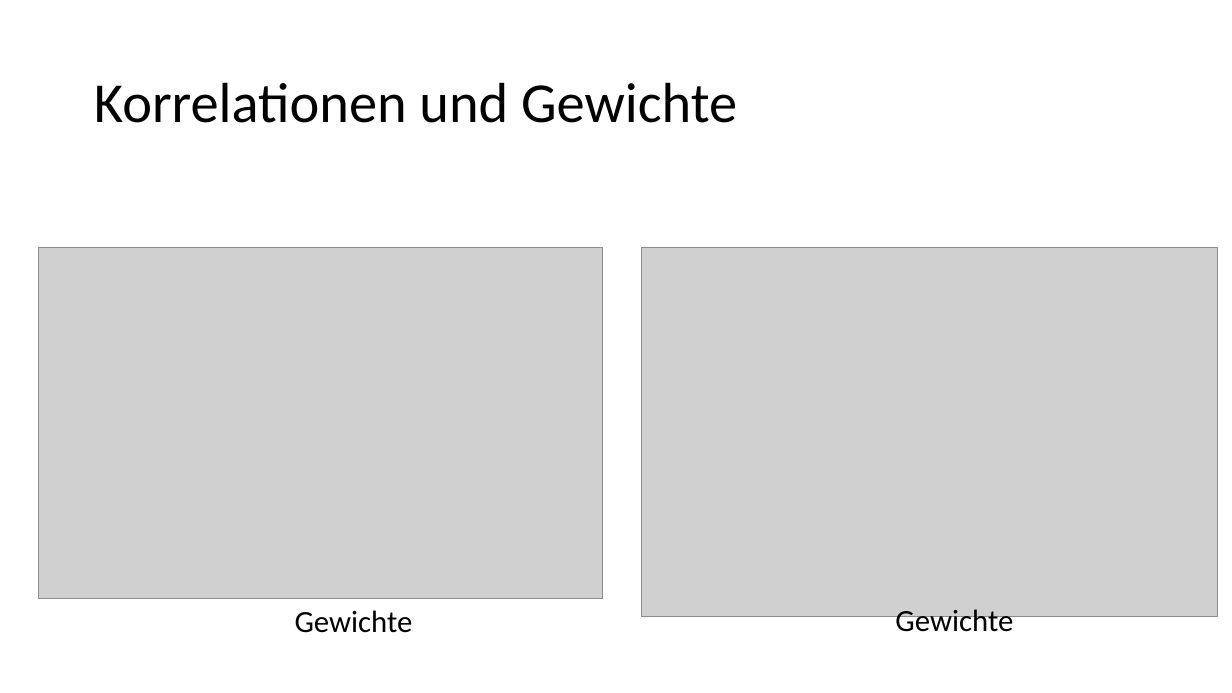
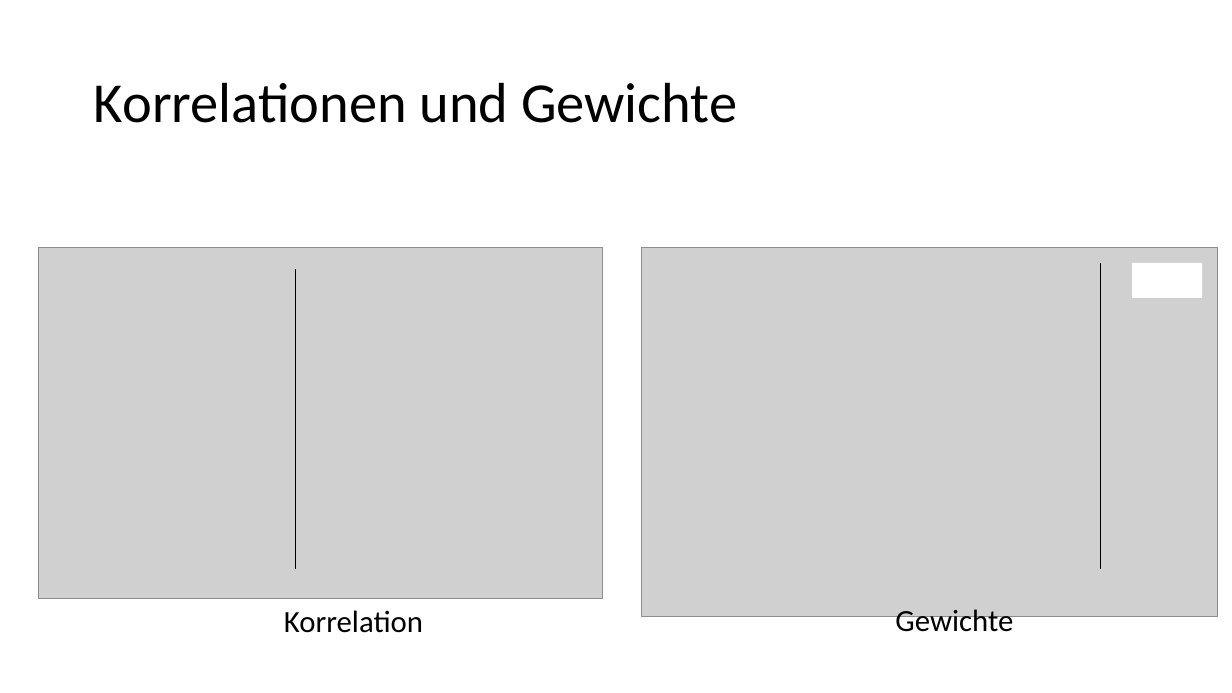
Before and after one commit to D-Niermann/DataExploration, a slide deck: slide 3 of Linear model inf weights possible/Präsentation1.pptx (slide 2 before the commit). Drawn at 1232x693 pixels with LibreOffice and Linux fonts; fonts in the diff are those of the drawing; grey boxes stand for pictures. Boxes give left, top, right and bottom in pixels: in the first picture for what was removed or moved away, otherwise in the second. Text is boxed around its words. In the diff, an @@ line names an element or a change of style, - is before the commit and + after.

```diff
--- a/Linear model inf weights possible/Präsentation1.pptx
+++ b/Linear model inf weights possible/Präsentation1.pptx
@@ line added from (295, 269) to (295, 568), #000000 0.5 pt @@
@@ line added from (1101, 262) to (1101, 568), #000000 0.5 pt @@
@@ rectangle added at (1132,262,1202,298), fill #FFFFFF @@
@@ text at (284,610,423,633): text changed @@
-Gewichte
+Korrelation
```
Also in this commit, not shown: 1 other slide changed, 1 slide added, 3 other files.
